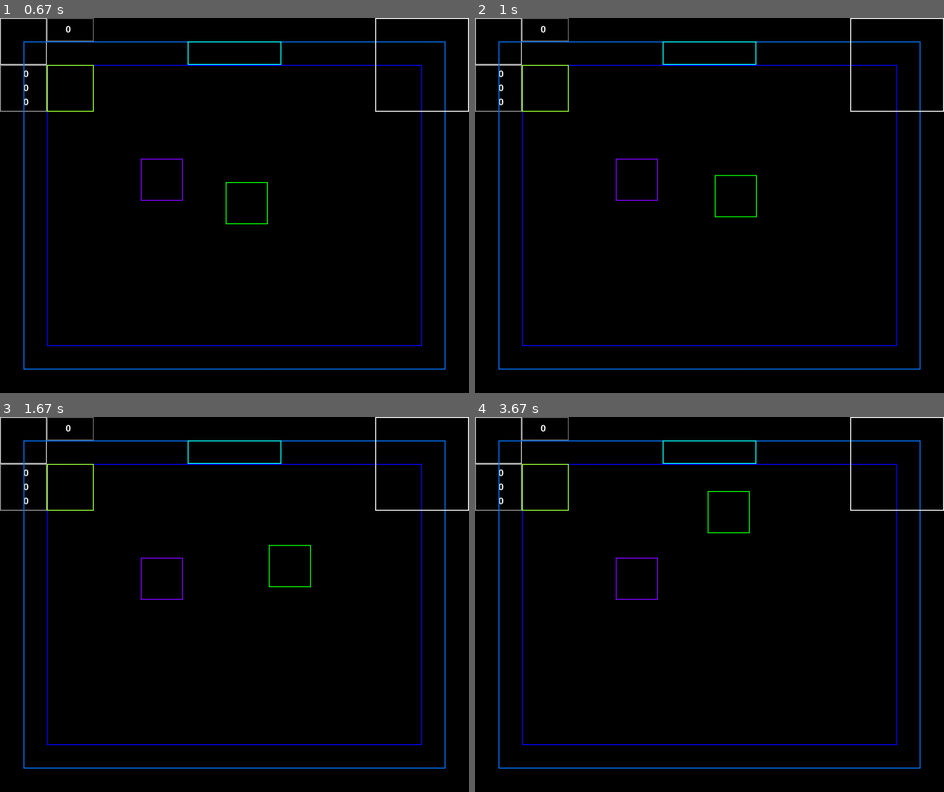
Above: before the commit, frames 1-4 (two rows, left to right).
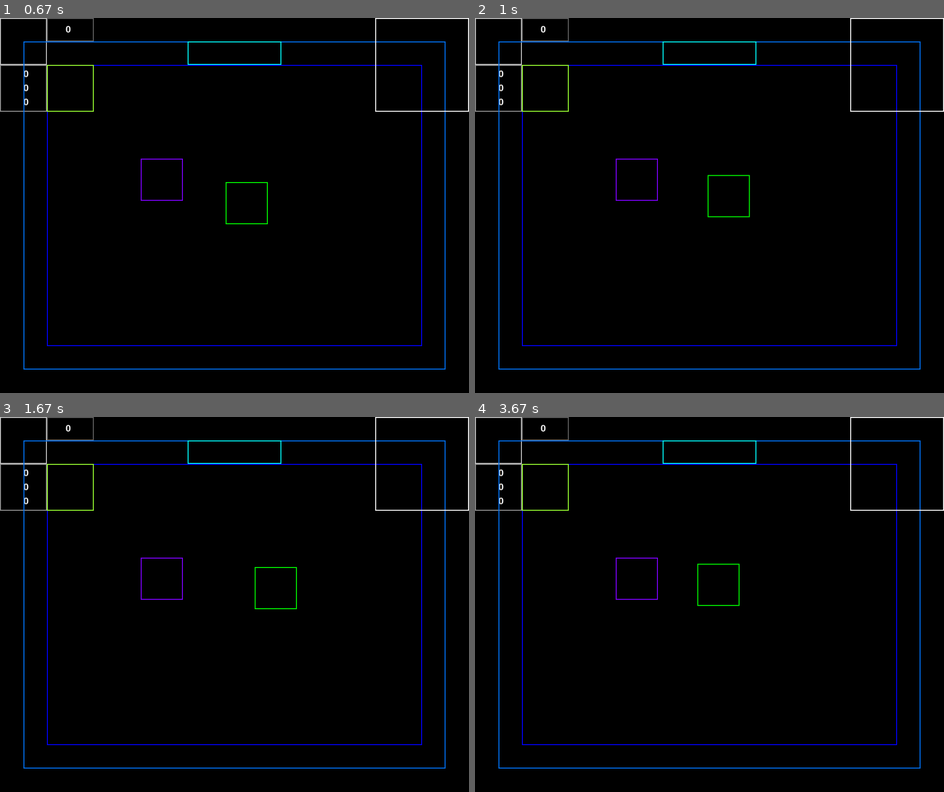
Above: after the commit, the same moments.

Repository: kapusta-gg/pygame_group6
Game: pygame game, started from main.py
Same seed, same stepped clock (60 frames per second), same inputs: the game is played once before the commit and once after it.
Inputs:
- Up to frame 1 (0.67 s): hold D from 0.33 s (still down)
- Up to frame 2 (1 s): release D at 0.8 s; hold W from 0.83 s (still down)
- Up to frame 3 (1.67 s): release W at 1.13 s; hold D 1.17-1.63 s
- Up to frame 4 (3.67 s): hold A 1.67-2.2 s; hold S 2.23-2.53 s; hold A 2.57-2.97 s; hold W 3-3.37 s; hold D from 3.4 s (still down)

Frame 1 is identical in both runs. In frame 2, 0.1% of the frame differs, in the area x 49-61%, y 41-54%; in frame 3, 0.2%; in frame 4, 0.3%, in the area x 47-59%, y 19-51%.

Commit message:
Добавлено движение игрока (какой же ужас написан)

Diff:
--- a/main.py
+++ b/main.py
@@ -8,13 +8,17 @@
 from models.entities.enemies import *
 
 UP, DOWN, LEFT, RIGHT = 0, 1, 2, 3
+DIRECTIONS = [(0, -1), (0, 1), (-1, 0), (1, 0)]
+KEYS_TO_IND = {pygame.K_w: UP,
+               pygame.K_a: LEFT,
+               pygame.K_d: RIGHT,
+               pygame.K_s: DOWN}
 
-def func(x):
-    if x < -1:
-        return -1
-    if x > 1:
-        return 1
-    return x
+def change_movement(ind, is_press, all_bool_movements):
+    all_bool_movements[ind] = is_press
+    x = sum(DIRECTIONS[i][0] for i in range(4) if all_bool_movements[i])
+    y = sum(DIRECTIONS[i][1] for i in range(4) if all_bool_movements[i])
+    return x, y
 
 if __name__ == '__main__':
     pygame.init()
@@ -47,24 +51,16 @@
             if event.type == pygame.KEYDOWN:
                 if event.key == pygame.K_u:
                     isShowHitbox = not isShowHitbox
-                if event.key == pygame.K_w:
-                    direction = (0, -1)
-                    isMovePlayer = True
-                if event.key == pygame.K_a:
-                    direction = (-1, 0)
-                    isMovePlayer = True
-                if event.key == pygame.K_s:
-                    direction = (0, 1)
-                    isMovePlayer = True
-                if event.key == pygame.K_d:
-                    direction = (1, 0)
-                    isMovePlayer = True
-                if isMovePlayer:
-                    pos = (func(pos[0] + direction[0]), func(pos[1] + direction[1]))
+                # Проверка WASD
+                [change_movement(KEYS_TO_IND[i], True, isMovePlayer)
+                 for i in [pygame.K_w, pygame.K_a, pygame.K_s, pygame.K_d] if event.key == i]
+                pos = change_movement(UP, isMovePlayer[UP], isMovePlayer)
             if event.type == pygame.KEYUP:
-                if event.key == pygame.K_w or event.key == pygame.K_a or \
-                    event.key == pygame.K_s or event.key == pygame.K_d:
-                    isMovePlayer = False
+                # Проверка WASD
+                [change_movement(KEYS_TO_IND[i], False, isMovePlayer)
+                 for i in [pygame.K_w, pygame.K_a, pygame.K_s, pygame.K_d] if event.key == i]
+                pos = change_movement(UP, isMovePlayer[UP], isMovePlayer)
+
         # Отрисовка объектов
         screen.fill((0, 0, 0))
         hud.draw(screen, is_hitbox=isShowHitbox)
@@ -74,8 +70,8 @@
 
         enemy.draw(screen, is_hitbox=isShowHitbox)
         objectt.draw(screen, is_hitbox=isShowHitbox)
-        # Выполняем логику (пока пусто)
-        if isMovePlayer:
+        # Выполняем логику
+        if any(isMovePlayer):
             player.move(*(i * tick / 1000 for i in pos))
         # Обновление экрана
         pygame.display.flip()
